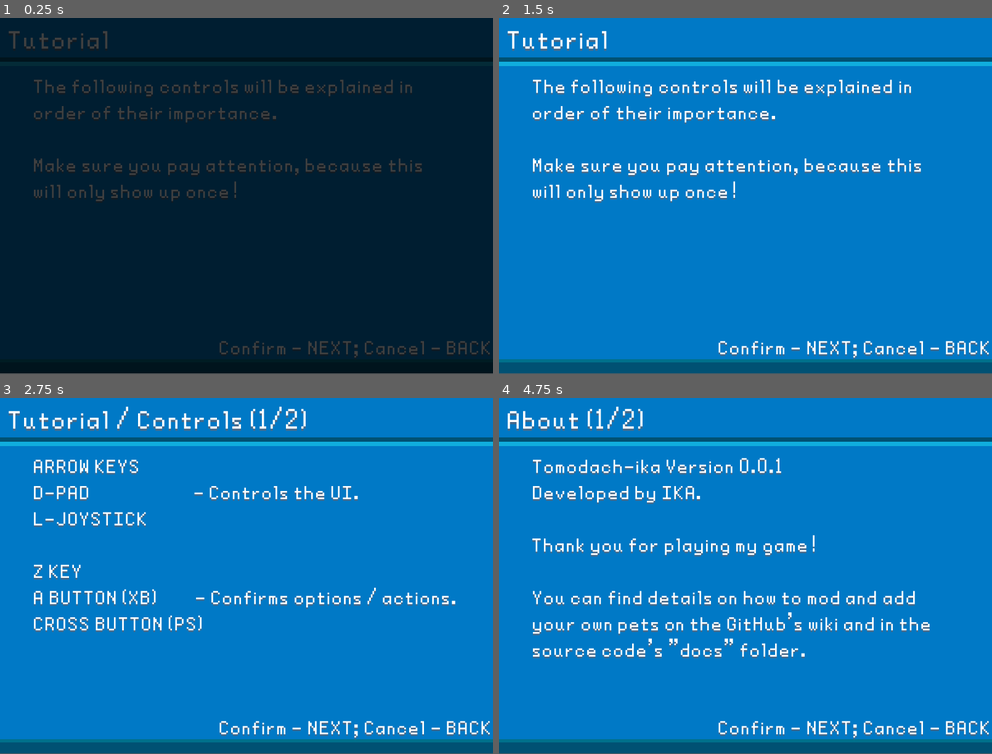
Above: before the commit, frames 1-4 (two rows, left to right).
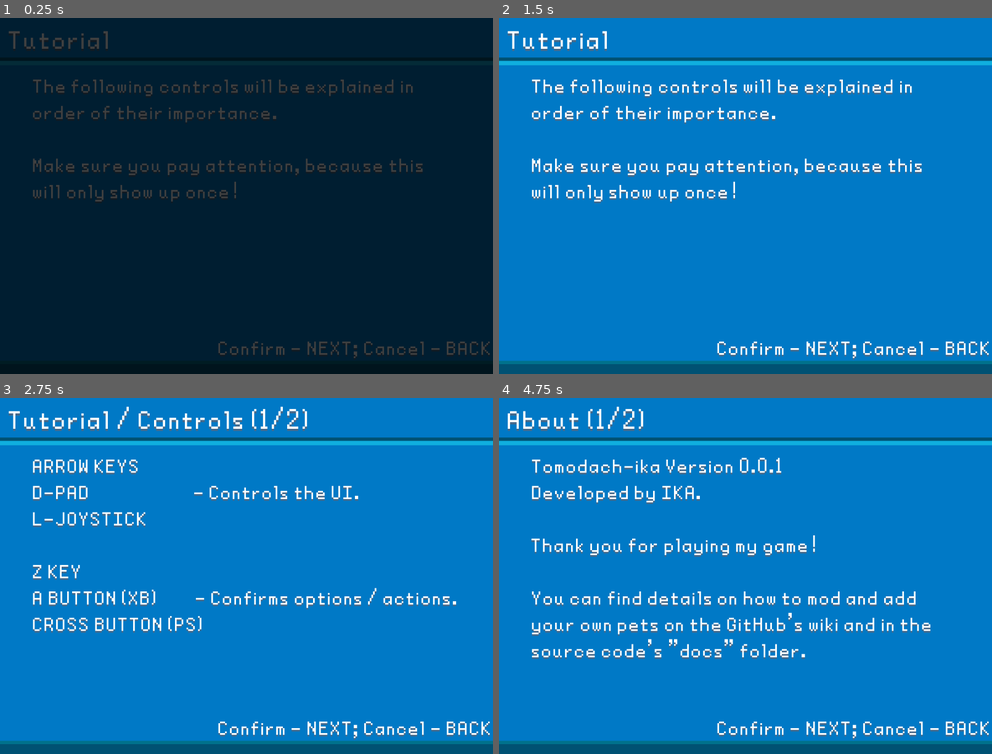
Above: after the commit, the same moments.

Repository: Eeviika/Tomodach-Ika
Game: Godot game, scene res://scenes/scr_tutorial.tscn
Two runs of this game, one before a commit and one after it. Both use one fixed random seed, a clock stepped at 60 frames per second and the inputs below. Before the commit the project has no main scene; this scene is started directly in both runs.
Inputs:
- Up to frame 1 (0.25 s): no input
- Up to frame 2 (1.5 s): tap Z (ui_accept) at 0.77 s; tap Enter at 1.25 s
- Up to frame 3 (2.75 s): tap Z (ui_accept) at 1.52 s
- Up to frame 4 (4.75 s): tap Z (ui_accept) at 2.75, 3.02, 3.5, 3.77, 4.25, 4.52 s
In our replay, the window is 800x577 before the commit and 800x578 after it. These sizes can differ from the game's own. Grey fills any space a smaller window leaves; there, only what the larger window draws over its background counts as a difference.

The runs differ from the first frame. In frame 1, 1.5% of the frame differs, in the area x 0-100%, y 3-96%; in frame 2, 4.9%; in frame 3, 5.7%; in frame 4, 6.6%, in the area x 0-100%, y 2-98%.

Commit message:
Added a professor sprite & main scene

Diff:
--- a/project.godot
+++ b/project.godot
@@ -12,6 +12,7 @@
 
 config/name="Tomodach-Ika"
 config/version="0.0.1"
+run/main_scene="res://scenes/scr_tutorial.tscn"
 config/use_custom_user_dir=true
 config/custom_user_dir_name="IkaMakesGames/Tomodach_ika"
 config/project_settings_override="user://overrides.cfg"
@@ -65,8 +66,7 @@
 
 [display]
 
-window/size/viewport_width=900
-window/size/viewport_height=650
+window/size/viewport_width=896
 window/stretch/mode="viewport"
 
 [editor]
Binary file added: assets/prof_official.png
Not shown, added: assets/prof_official.png.import
